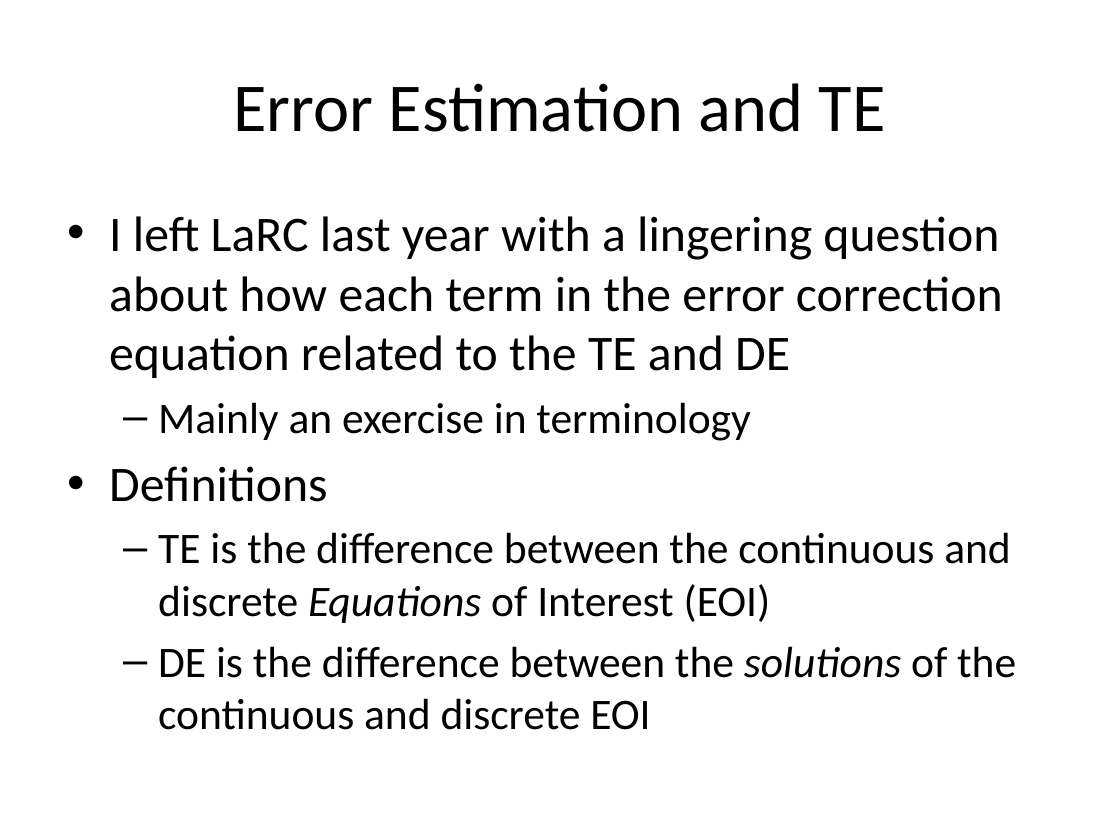
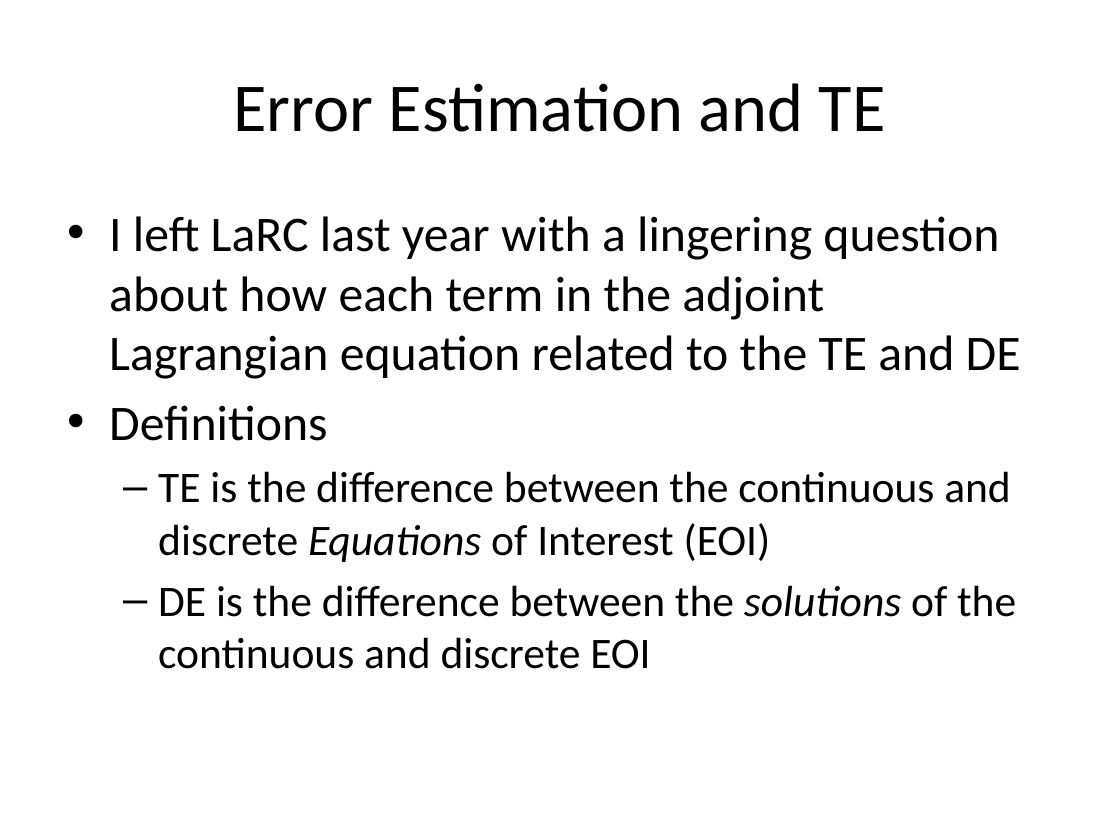
Before and after one commit to jderlaga/Presentations, a slide deck: slide 4 of June_Overview.pptx (slide 11 before the commit). Drawn at 1120x840 pixels with LibreOffice and Linux fonts; fonts in the diff are those of the drawing. Boxes give left, top, right and bottom in pixels: in the first picture for what was removed or moved away, otherwise in the second. Text is boxed around its words. In the diff, an @@ line names an element or a change of style, - is before the commit and + after.

Commit message:
to reorganize, prep for results, and fix typos

```diff
--- a/June_Overview.pptx
+++ b/June_Overview.pptx
@@ text at [109, 216, 1021, 379]: text changed @@
-• I left LaRC last year with a lingering question about how each term in the error correction equation related to the TE and DE
-  – Mainly an exercise in terminology
+• I left LaRC last year with a lingering question about how each term in the adjoint Lagrangian equation related to the TE and DE
```
Also in this commit, not shown: 10 other slides changed, 1 slide added, 1 slide removed.
